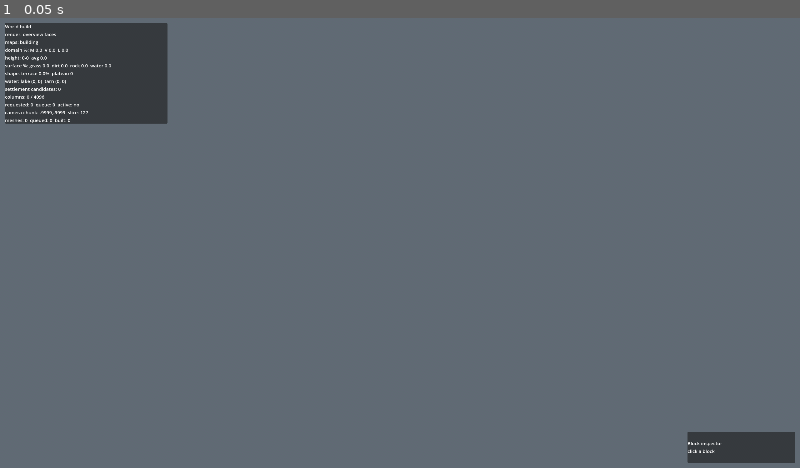
Above: before the commit, frame 1.
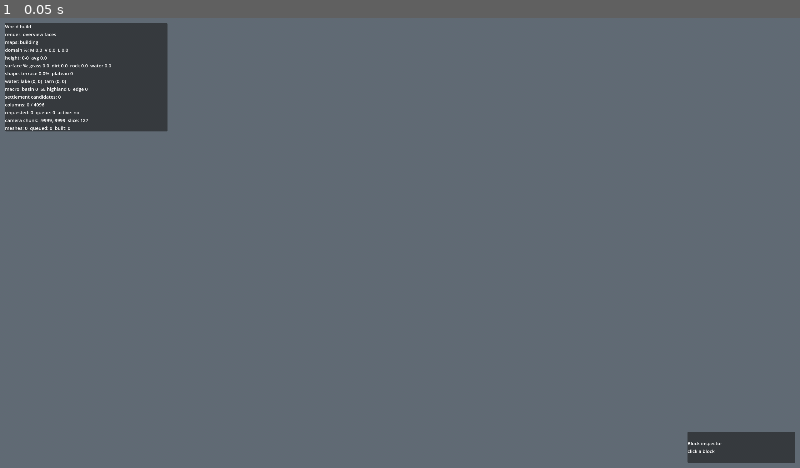
Above: after the commit, the same moment.

Repository: akadic10/Deepdraft
Game: Godot game, scene res://scenes/main/debug_world.tscn
Two runs of this game, one before a commit and one after it. Both use one fixed random seed, a clock stepped at 60 frames per second and the inputs below.
Inputs:
- Up to frame 1 (0.05 s): no input

The runs differ from the first frame. In frame 1, 0.5% of the frame differs, in the area x 0-21%, y 15-26%.

Commit message:
Add macro terrain layout pass

Diff:
--- a/scripts/systems/WorldGenerator.gd
+++ b/scripts/systems/WorldGenerator.gd
@@ -38,11 +38,16 @@
 const DOMAIN_MOUNTAIN_THRESHOLD: float = 0.60
 const DOMAIN_VALLEY_THRESHOLD: float = 0.35
 const NORTHWEST_MOUNTAIN_EDGE_NOISE: float = 0.18
+const SOUTHWEST_BASIN_DOMAIN_PULL: float = 0.30
+const SOUTHEAST_HIGHLAND_DOMAIN_BONUS: float = 0.18
+const WORLD_EDGE_BELT_WIDTH: int = 28
 
 # ── Surface elevation ranges (Y in blocks) ────────────────────────────────────
 const MOUNTAIN_MIN: int = 88;  const MOUNTAIN_MAX: int = 124
 const VALLEY_MIN:   int = 64;  const VALLEY_MAX:   int = 72
 const LOWLAND_MIN:  int = 62;  const LOWLAND_MAX:  int = 67
+const SOUTHEAST_HIGHLAND_MIN: int = 72
+const SOUTHEAST_HIGHLAND_MAX: int = 88
 const VALLEY_CORRIDOR_CENTER_Z_RATIO: float = 0.43
 const VALLEY_CORRIDOR_HALF_WIDTH_RATIO: float = 0.07
 const VALLEY_CORRIDOR_WIGGLE_RATIO: float = 0.035
@@ -192,6 +197,7 @@
 	var shaping: Dictionary = snapshot.get("shaping", {})
 	var water: Dictionary = snapshot.get("water", {})
 	var candidates: Dictionary = snapshot.get("settlement_candidates", {})
+	var macro: Dictionary = snapshot.get("macro", {})
 
 	print("WorldGenerator metrics:")
 	print("  domains: mountain %.1f%%, valley %.1f%%, lowland %.1f%%" % [
@@ -225,6 +231,11 @@
 		water.get("tarn_waterline", 0),
 		water.get("tarn_columns", 0),
 	])
+	print("  macro: basin %d, southeast highland %d, edge belt %d columns" % [
+		macro.get("southwest_basin_columns", 0),
+		macro.get("southeast_highland_columns", 0),
+		macro.get("edge_belt_columns", 0),
+	])
 	print("  settlement candidates: %d sampled 20x20 flats" % candidates.get("count", 0))
 
 
@@ -528,10 +539,16 @@
 			var west_influence := 1.0 - (float(x) / float(WORLD_SIZE_X - 1))
 			var northwest_influence := sqrt(north_influence * west_influence)
 			var edge_noise := (noise_domain.get_noise_2d(x, z) + 1.0) * 0.5
+			var basin_strength := _southwest_basin_strength(x, z)
+			var highland_strength := _southeast_highland_strength(x, z)
+			var corridor_strength := _valley_corridor_strength(x, z)
 			var n := clampf(
 				northwest_influence + ((edge_noise - 0.5) * NORTHWEST_MOUNTAIN_EDGE_NOISE),
 				0.0,
 				1.0)
+			n = lerp(n, 0.18, basin_strength * SOUTHWEST_BASIN_DOMAIN_PULL)
+			n = lerp(n, 0.48, highland_strength * SOUTHEAST_HIGHLAND_DOMAIN_BONUS)
+			n = lerp(n, 0.48, corridor_strength * 0.22)
 			var idx := x * WORLD_SIZE_Z + z
 			domain_n_map[idx] = n
 			if n > DOMAIN_MOUNTAIN_THRESHOLD:
@@ -597,6 +614,12 @@
 			var corridor_strength := _valley_corridor_strength(x, z)
 			if corridor_strength > 0.0:
 				height_f = lerp(height_f, _valley_corridor_height(x, z), corridor_strength)
+			var basin_strength := _southwest_basin_strength(x, z)
+			if basin_strength > 0.0:
+				height_f = lerp(height_f, _southwest_basin_height(x, z), basin_strength)
+			var highland_strength := _southeast_highland_strength(x, z)
+			if highland_strength > 0.0:
+				height_f = lerp(height_f, _southeast_highland_height(x, z), highland_strength)
 
 			var raw_height := int(height_f)
 			var height := _terraced_height(raw_height, n, corridor_strength, x, z)
@@ -728,6 +751,40 @@
 	return lerp(float(LOWLAND_MIN), float(LOWLAND_MAX), detail * 0.3)
 
 
+func _southwest_basin_strength(x: int, z: int) -> float:
+	var center := Vector2(float(WORLD_SIZE_X) * 0.16, float(WORLD_SIZE_Z) * 0.82)
+	var radius := float(WORLD_SIZE_X) * 0.34
+	return _radial_strength(Vector2(float(x), float(z)), center, radius)
+
+
+func _southwest_basin_height(x: int, z: int) -> float:
+	var detail := (noise_valley.get_noise_2d(x + 7000, z + 7000) + 1.0) * 0.5
+	return lerp(float(LOWLAND_MIN - 4), float(LOWLAND_MIN + 2), detail * 0.35)
+
+
+func _southeast_highland_strength(x: int, z: int) -> float:
+	var center := Vector2(float(WORLD_SIZE_X) * 0.82, float(WORLD_SIZE_Z) * 0.78)
+	var radius := float(WORLD_SIZE_X) * 0.30
+	return _radial_strength(Vector2(float(x), float(z)), center, radius)
+
+
+func _southeast_highland_height(x: int, z: int) -> float:
+	var detail := (noise_valley.get_noise_2d(x - 5000, z - 5000) + 1.0) * 0.5
+	return lerp(float(SOUTHEAST_HIGHLAND_MIN), float(SOUTHEAST_HIGHLAND_MAX), detail * 0.45)
+
+
+func _world_edge_belt_strength(x: int, z: int) -> float:
+	var edge_dist := mini(mini(x, WORLD_SIZE_X - 1 - x), mini(z, WORLD_SIZE_Z - 1 - z))
+	return clampf(1.0 - (float(edge_dist) / float(WORLD_EDGE_BELT_WIDTH)), 0.0, 1.0)
+
+
+func _radial_strength(pos: Vector2, center: Vector2, radius: float) -> float:
+	if radius <= 0.0:
+		return 0.0
+	var t := clampf(1.0 - (pos.distance_to(center) / radius), 0.0, 1.0)
+	return t * t * (3.0 - (2.0 * t))
+
+
 # ── Phase 4 — Lake bodies ─────────────────────────────────────────────────────
 
 func _carve_lakes() -> void:
@@ -736,18 +793,34 @@
 
 
 func _carve_lowland_lake() -> void:
-	# Centroid of all lowland columns — the natural lowest pocket.
-	var sum_x := 0;  var sum_z := 0;  var count := 0
+	# Prefer the authored southwest basin, then fall back to the whole lowland.
+	var weighted_sum_x := 0.0
+	var weighted_sum_z := 0.0
+	var weight_total := 0.0
+	var sum_x := 0
+	var sum_z := 0
+	var count := 0
 	for x in range(WORLD_SIZE_X):
 		for z in range(WORLD_SIZE_Z):
 			if domain_map[x * WORLD_SIZE_Z + z] == DOMAIN_LOWLAND:
-				sum_x += x;  sum_z += z;  count += 1
+				sum_x += x
+				sum_z += z
+				count += 1
+				var basin_strength := _southwest_basin_strength(x, z)
+				if basin_strength > 0.25:
+					var weight := basin_strength * basin_strength
+					weighted_sum_x += float(x) * weight
+					weighted_sum_z += float(z) * weight
+					weight_total += weight
 
 	if count == 0:
 		push_warning("WorldGenerator: no lowland columns — lowland lake skipped.")
 		return
 
-	lake_center = Vector2i(sum_x / count, sum_z / count)
+	if weight_total > 0.0:
+		lake_center = Vector2i(int(weighted_sum_x / weight_total), int(weighted_sum_z / weight_total))
+	else:
+		lake_center = Vector2i(sum_x / count, sum_z / count)
 
 	for x in range(lake_center.x - LAKE_RADIUS, lake_center.x + LAKE_RADIUS + 1):
 		for z in range(lake_center.y - LAKE_RADIUS, lake_center.y + LAKE_RADIUS + 1):
@@ -816,6 +889,7 @@
 		},
 		"heights": _compute_height_metrics(),
 		"surface": _compute_surface_metrics(),
+		"macro": _compute_macro_layout_metrics(),
 		"shaping": {
 			"terraced_columns": _terraced_columns,
 			"terraced_pct": _pct(_terraced_columns, total_columns),
@@ -912,6 +986,37 @@
 		"rock_pct": _pct(counts["rock"] as int, total_columns),
 		"water_pct": _pct(counts["water"] as int, total_columns),
 		"other_pct": _pct(counts["other"] as int, total_columns),
+	}
+
+
+func _compute_macro_layout_metrics() -> Dictionary:
+	var basin_columns := 0
+	var highland_columns := 0
+	var edge_columns := 0
+	var basin_peak := 0.0
+	var highland_peak := 0.0
+
+	for x in range(WORLD_SIZE_X):
+		for z in range(WORLD_SIZE_Z):
+			var basin := _southwest_basin_strength(x, z)
+			var highland := _southeast_highland_strength(x, z)
+			var edge := _world_edge_belt_strength(x, z)
+			if basin > 0.25:
+				basin_columns += 1
+			if highland > 0.25:
+				highland_columns += 1
+			if edge > 0.0:
+				edge_columns += 1
+			basin_peak = maxf(basin_peak, basin)
+			highland_peak = maxf(highland_peak, highland)
+
+	return {
+		"southwest_basin_columns": basin_columns,
+		"southwest_basin_peak": basin_peak,
+		"southeast_highland_columns": highland_columns,
+		"southeast_highland_peak": highland_peak,
+		"edge_belt_columns": edge_columns,
+		"edge_belt_width": WORLD_EDGE_BELT_WIDTH,
 	}
 
 
--- a/scripts/ui/DebugLoadingOverlay.gd
+++ b/scripts/ui/DebugLoadingOverlay.gd
@@ -55,6 +55,7 @@
 	var heights: Dictionary = metrics.get("heights", {})
 	var shaping: Dictionary = metrics.get("shaping", {})
 	var water: Dictionary = metrics.get("water", {})
+	var macro: Dictionary = metrics.get("macro", {})
 	var candidates: Dictionary = metrics.get("settlement_candidates", {})
 
 	_label.text = "\n".join([
@@ -85,6 +86,11 @@
 			str(water.get("lake_center", Vector2i.ZERO)),
 			str(water.get("tarn_center", Vector2i.ZERO)),
 		],
+		"macro: basin %d  SE highland %d  edge %d" % [
+			macro.get("southwest_basin_columns", 0),
+			macro.get("southeast_highland_columns", 0),
+			macro.get("edge_belt_columns", 0),
+		],
 		"settlement candidates: %d" % candidates.get("count", 0),
 		"columns: %d / %d" % [gen.get("generated_columns", 0), gen.get("total_columns", 0)],
 		"requested: %d  queue: %d  active: %s" % [
